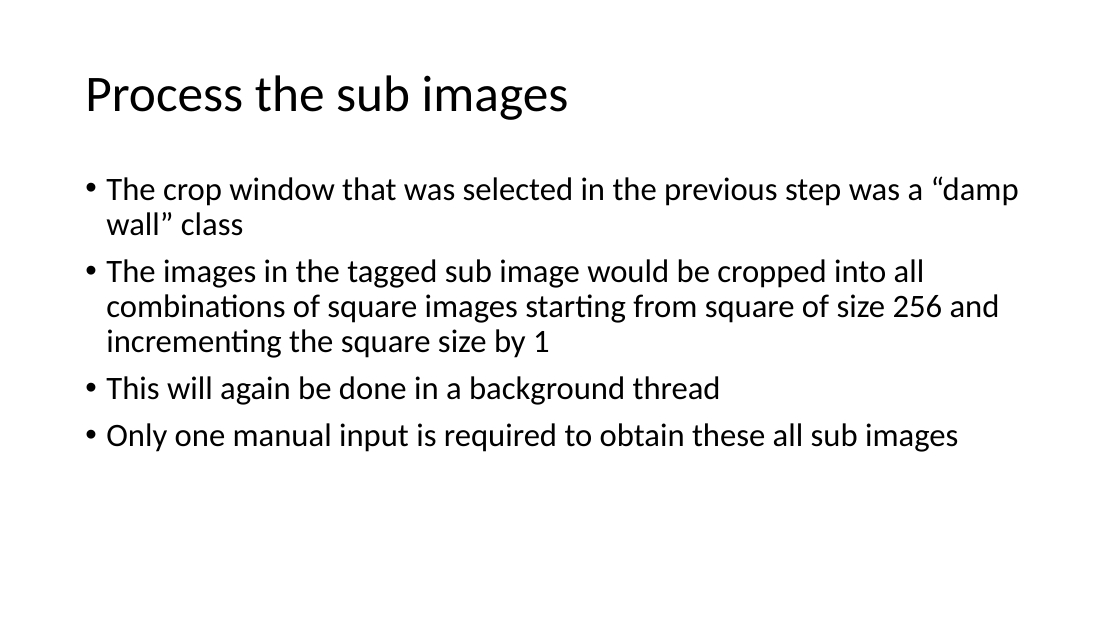
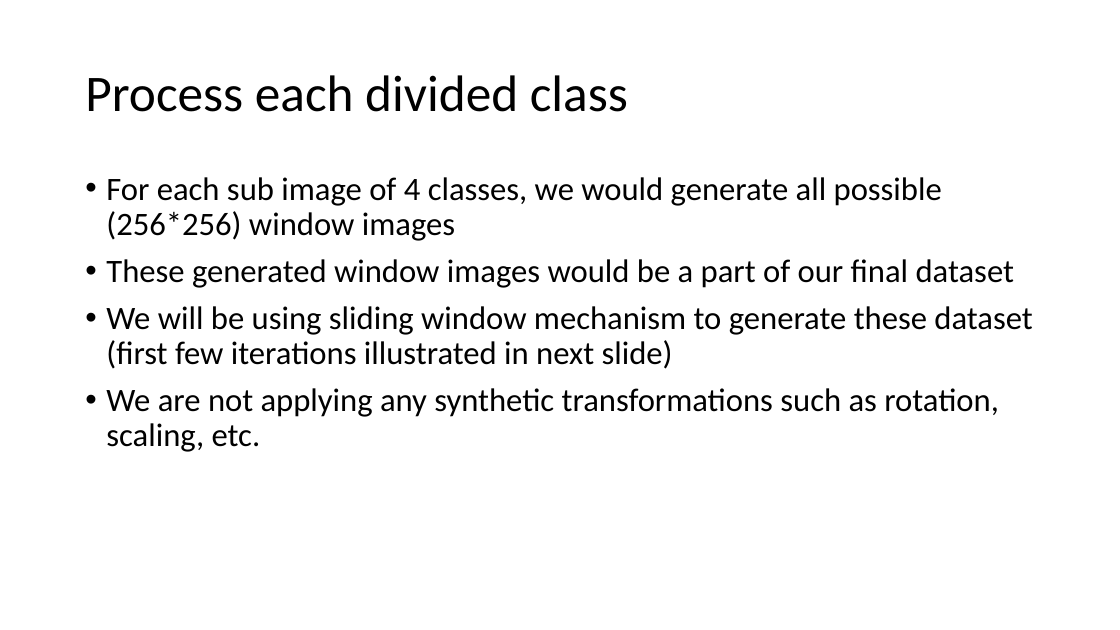
Before and after one commit to AdityaShenoy/Drones_For_Structural_Audit, a slide deck: slide 7 of ppt/Dataset Preprocessing Steps.pptx (slide 8 before the commit). Drawn at 1120x630 pixels with LibreOffice and Linux fonts; fonts in the diff are those of the drawing. Boxes give left, top, right and bottom in pixels: in the first picture for what was removed or moved away, otherwise in the second. Text is boxed around its words. In the diff, an @@ line names an element or a change of style, - is before the commit and + after.

```diff
--- a/ppt/Dataset Preprocessing Steps.pptx
+++ b/ppt/Dataset Preprocessing Steps.pptx
@@ title at (85,75,628,112): text changed @@
-Process the sub images
+Process each divided class
@@ text at (106,177,1032,452): text changed @@
-• The crop window that was selected in the previous step was a “damp wall” class
-• The images in the tagged sub image would be cropped into all combinations of square images starting from square of size 256 and incrementing the square size by 1
-• This will again be done in a background thread
-• Only one manual input is required to obtain these all sub images
+• For each sub image of 4 classes, we would generate all possible (256*256) window images
+• These generated window images would be a part of our final dataset
+• We will be using sliding window mechanism to generate these dataset (first few iterations illustrated in next slide)
+• We are not applying any synthetic transformations such as rotation, scaling, etc.
```
Also in this commit, not shown: 3 other slides changed, 6 slides added, 5 slides removed, 2 other files.
